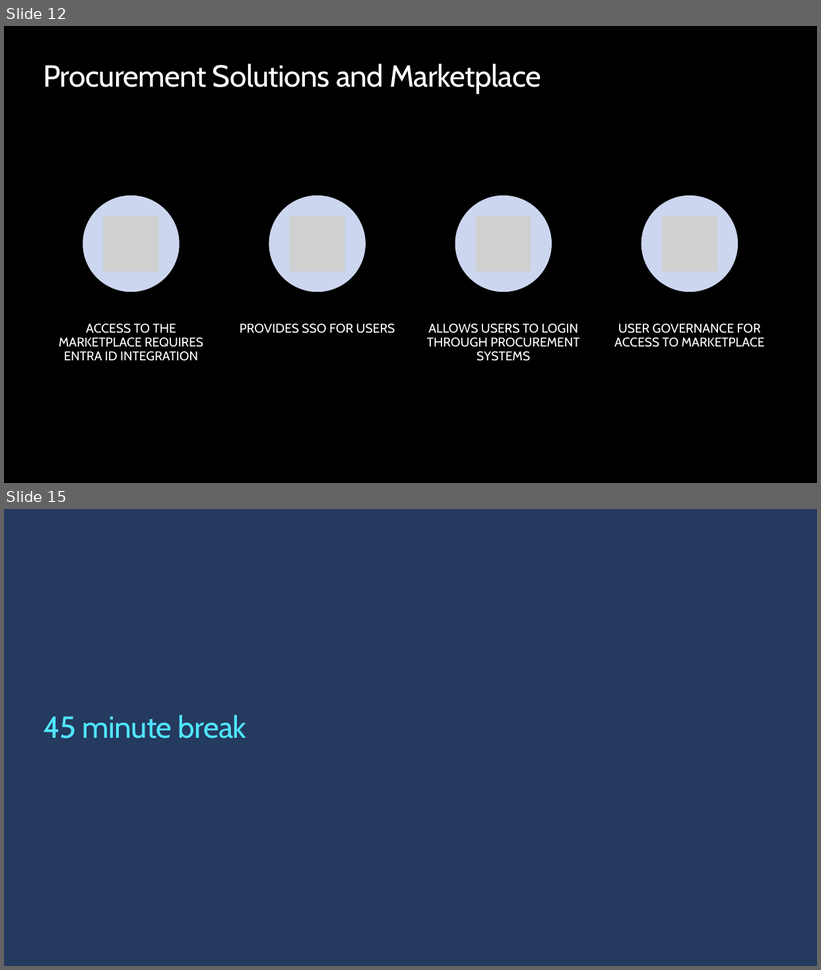
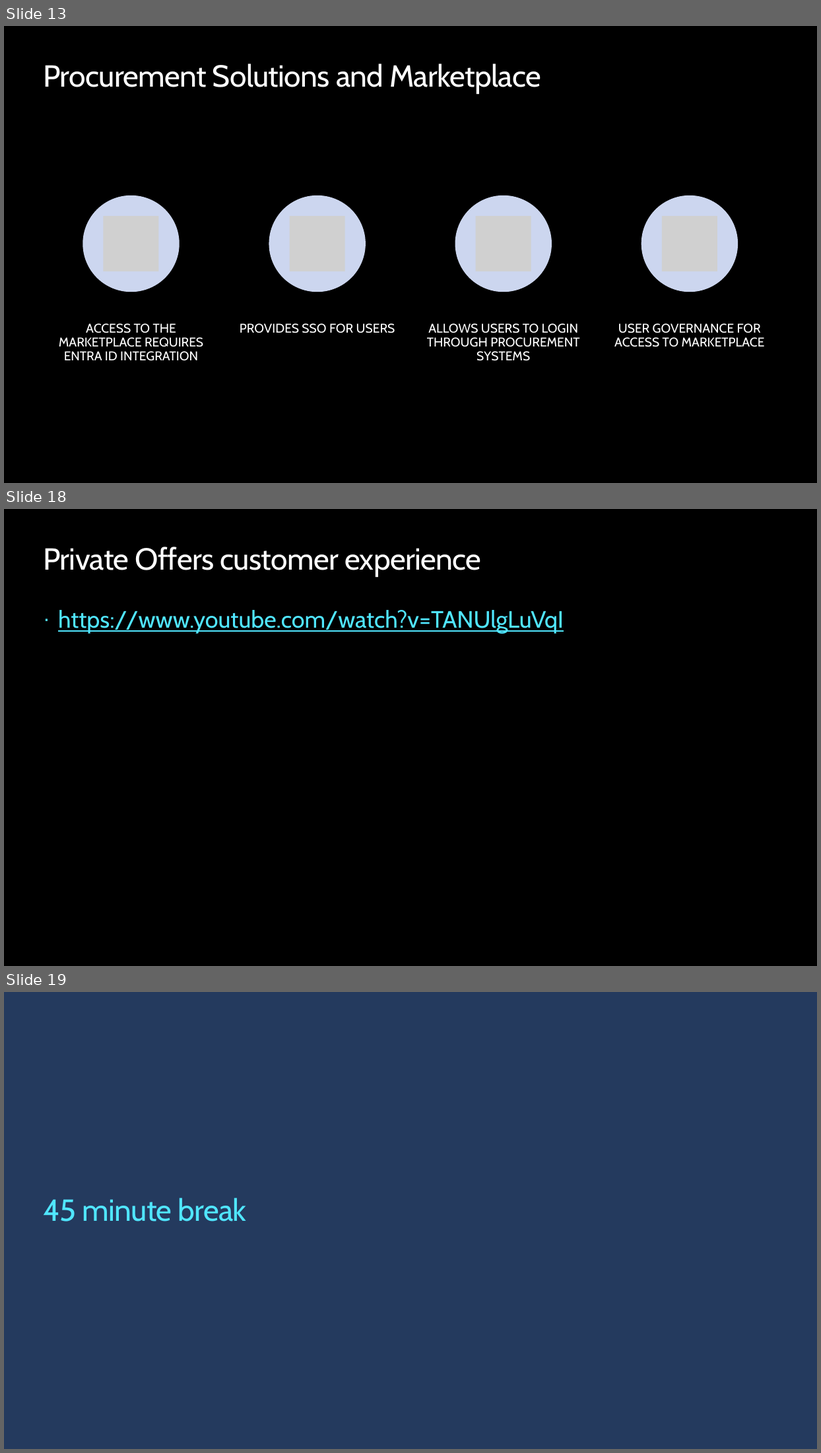
Before and after one commit to opsgility/marketplace, a slide deck: azure-marketplace-workshop/Day 2 - Skilling Deck for Microsoft Marketplace.pptx. Shown one above the other, each under a label of ours: slides 12 and 15 before the commit, slides 13, 18 and 19 after it; the slides between them are not shown. The pictures are 821x970 and 821x1453 pixels, drawn with LibreOffice and Linux fonts; fonts in the diff are those of the drawing; grey boxes stand for pictures; background and template pictures are left out. Boxes give left, top, right and bottom in pixels: in the first picture for what was removed or moved away, otherwise in the second. Text is boxed around its words. In the diff, an @@ line names an element or a change of style, - is before the commit and + after.

Commit message:
Updated time with breaks and added private offers
Added private offer content into Day 2

```diff
--- a/azure-marketplace-workshop/Day 2 - Skilling Deck for Microsoft Marketplace.pptx
+++ b/azure-marketplace-workshop/Day 2 - Skilling Deck for Microsoft Marketplace.pptx
@@ slide 18 added at [4,509,817,966], background #000000 @@
@@ title added at [43,547,481,577], 36 pt, text #FFFFFF @@
+Private Offers customer experience
@@ text added at [58,610,564,634], 28 pt, text #50E6FF, underline @@
+· https://www.youtube.com/watch?v=TANUlgLuVqI
@@ what was slide 12 is now slide 13 @@
@@ what was slide 15 is now slide 19 @@
```
Also in this commit, not shown: 3 slides changed, 3 other slides added, 1 other file.
